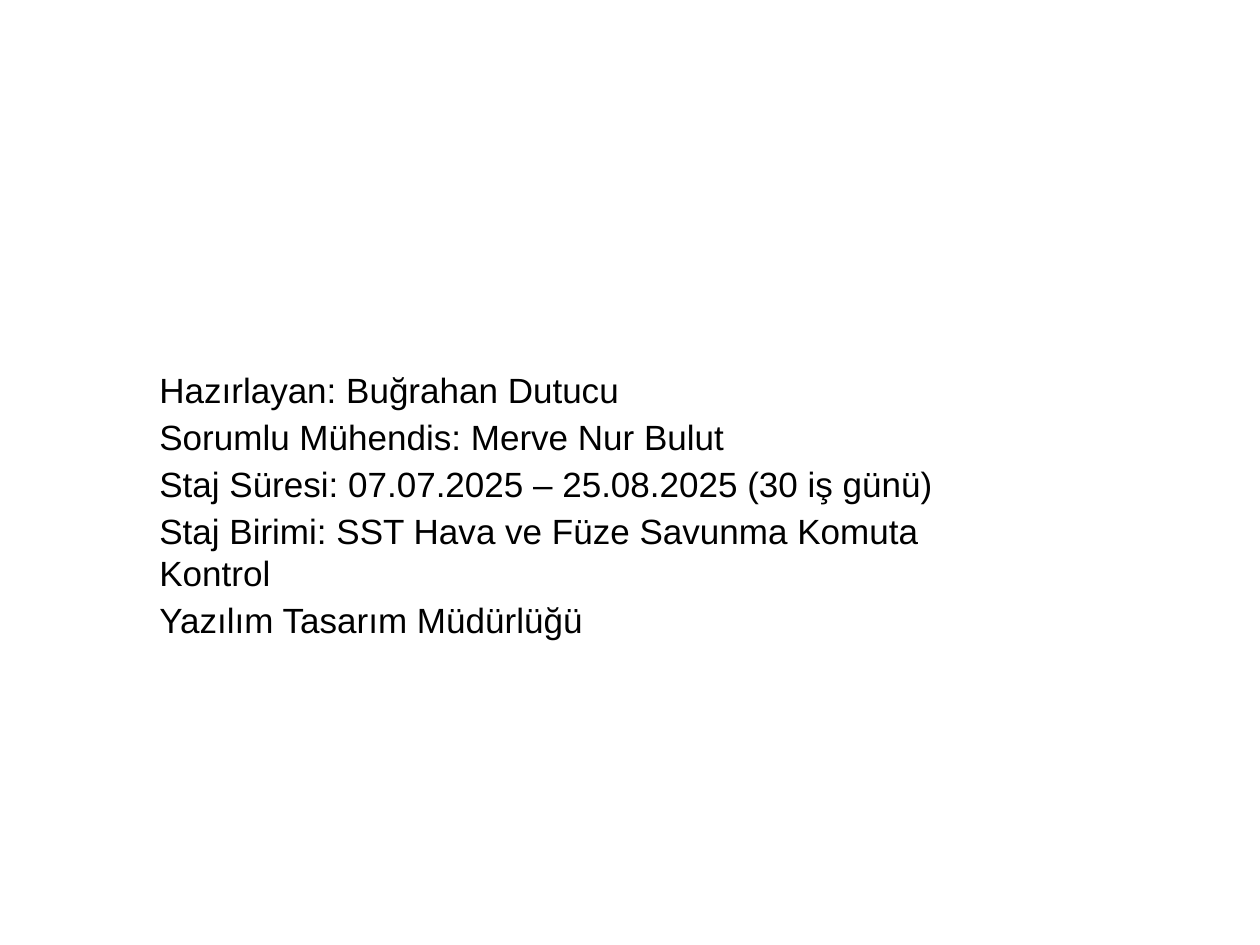
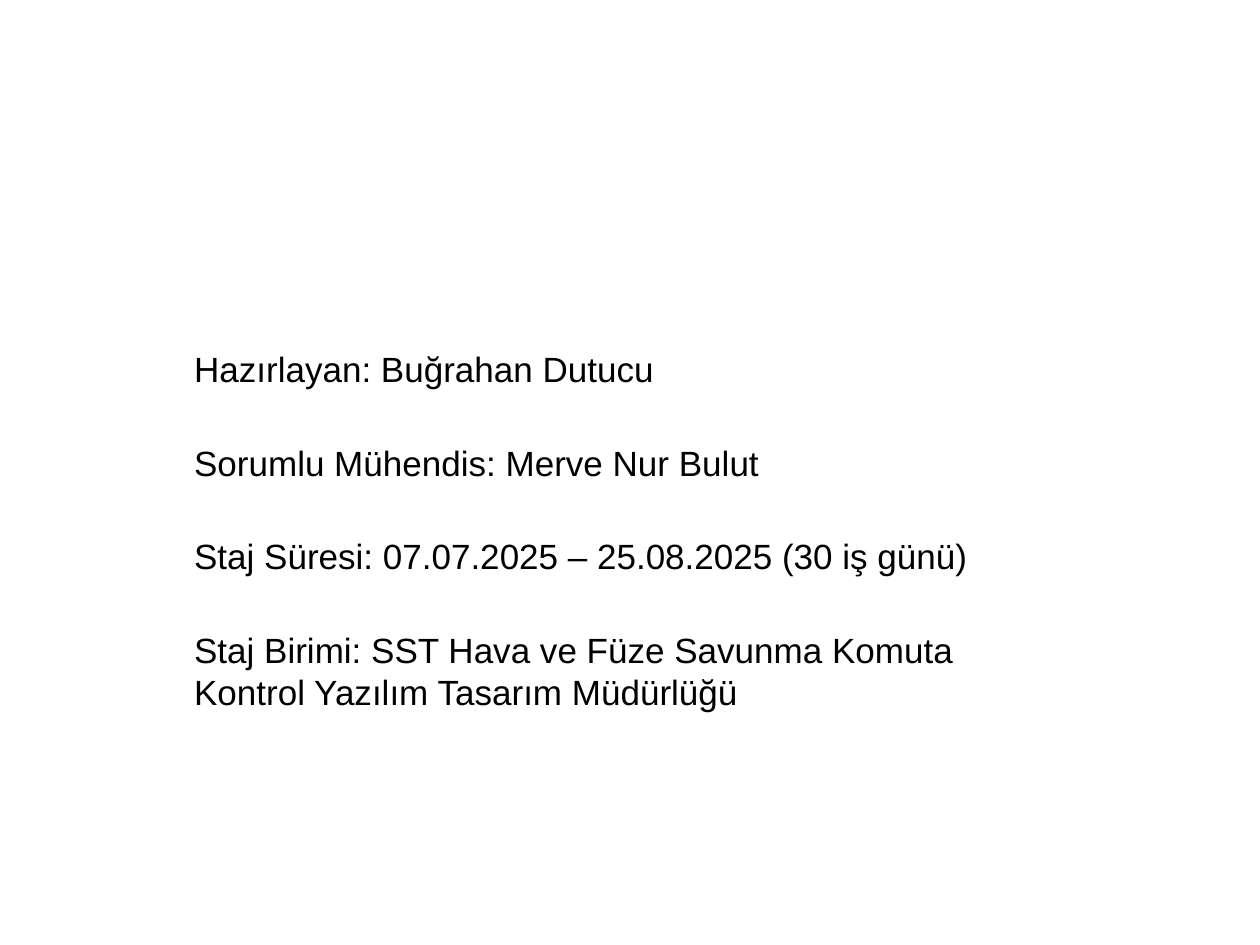
Before and after one commit to bdutucu/yaml-parser-real, a slide deck: slide 2 of sunum/bugra sunum.pptx. Drawn at 1260x945 pixels with LibreOffice and Linux fonts; fonts in the diff are those of the drawing; background and template pictures are left out. Boxes give left, top, right and bottom in pixels: in the first picture for what was removed or moved away, otherwise in the second. Text is boxed around its words. In the diff, an @@ line names an element or a change of style, - is before the commit and + after.

```diff
--- a/sunum/bugra sunum.pptx
+++ b/sunum/bugra sunum.pptx
@@ text "Hazırlayan: Buğrahan Dutucu" moved from (x1=159, y1=377, x2=933, y2=640) to (x1=194, y1=356, x2=967, y2=712) @@
@@ text at (x1=194, y1=637, x2=953, y2=712): text changed @@
-Staj Birimi: SST Hava ve Füze Savunma Komuta Kontrol
-Yazılım Tasarım Müdürlüğü
+Staj Birimi: SST Hava ve Füze Savunma Komuta Kontrol Yazılım Tasarım Müdürlüğü
```
Also in this commit, not shown: 2 other slides changed, 6 slides added.
